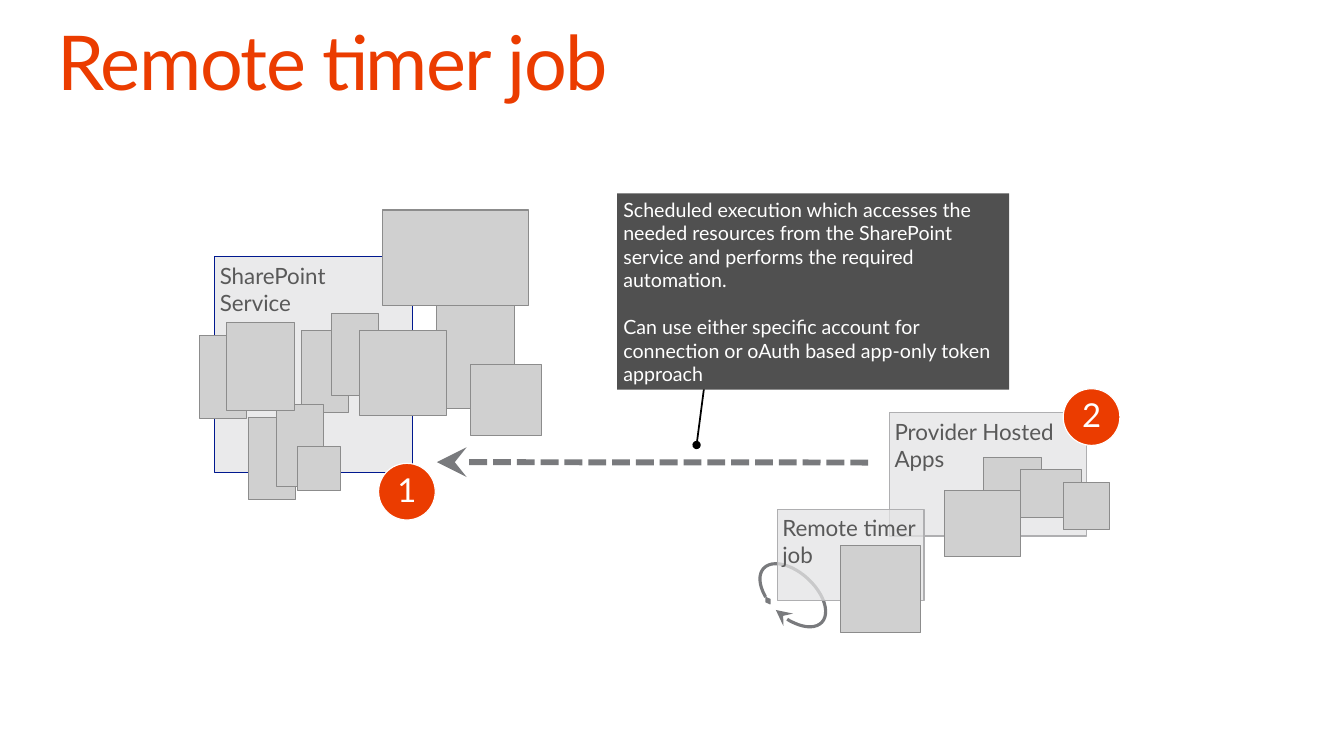
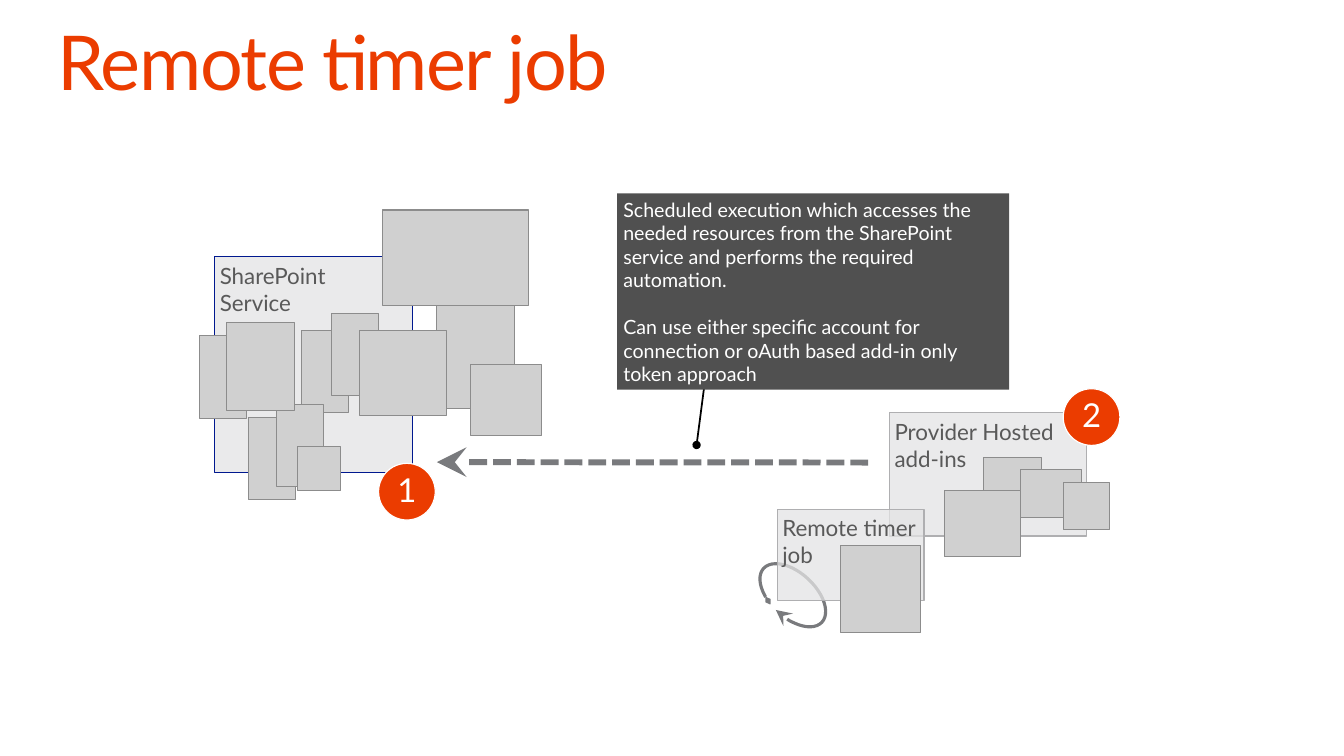
Before and after one commit to OfficeDev/TrainingContent, a slide deck: slide 10 of O3658/05 Using Remote Event Receivers and Remote Timer Jobs/5_RemoteTimersEvents.pptx. Drawn at 1344x756 pixels with LibreOffice and Linux fonts; fonts in the diff are those of the drawing; grey boxes stand for pictures; background and template pictures are left out. Boxes give left, top, right and bottom in pixels: in the first picture for what was removed or moved away, otherwise in the second. Text is boxed around its words. In the diff, an @@ line names an element or a change of style, - is before the commit and + after.

```diff
--- a/O3658/05 Using Remote Event Receivers and Remote Timer Jobs/5_RemoteTimersEvents.pptx
+++ b/O3658/05 Using Remote Event Receivers and Remote Timer Jobs/5_RemoteTimersEvents.pptx
@@ text in rectangle at [623,319,958,385]: text changed @@
-  Can use either specific account for connection or oAuth based app-only token approach
+  Can use either specific account for connection or oAuth based add-in only token approach
@@ text in rectangle at [895,423,1053,467]: text changed @@
-Provider Hosted Apps
+Provider Hosted add-ins
```
Also in this commit, not shown: 16 other slides changed, 1 slide added, 1 slide removed, 6 other files.
